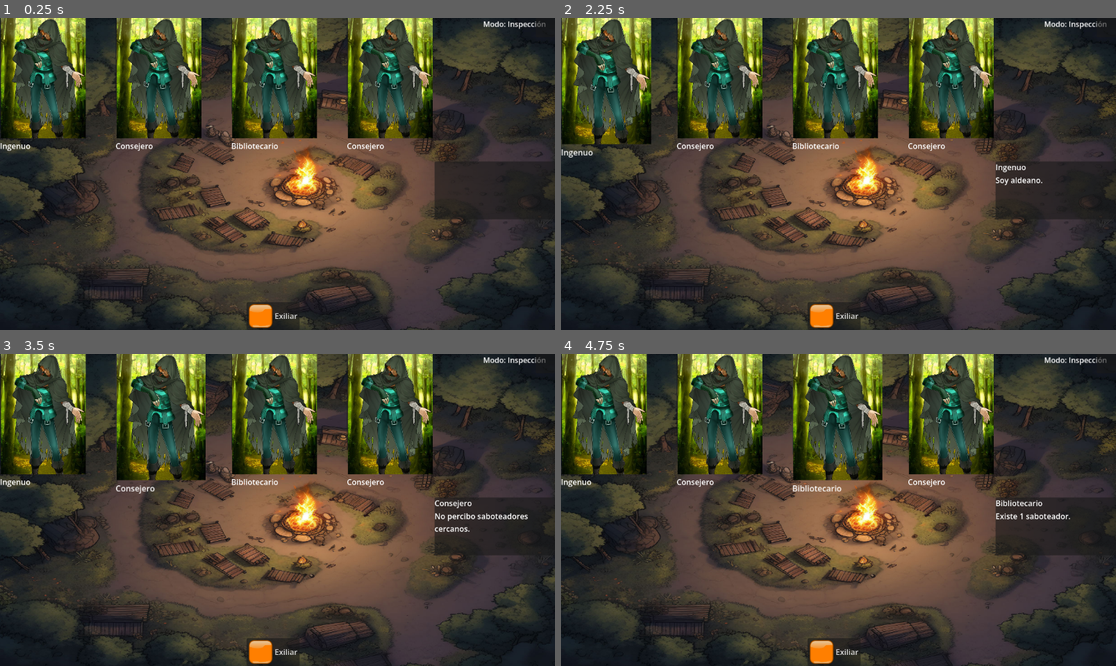
Above: before the commit, frames 1-4 (two rows, left to right).
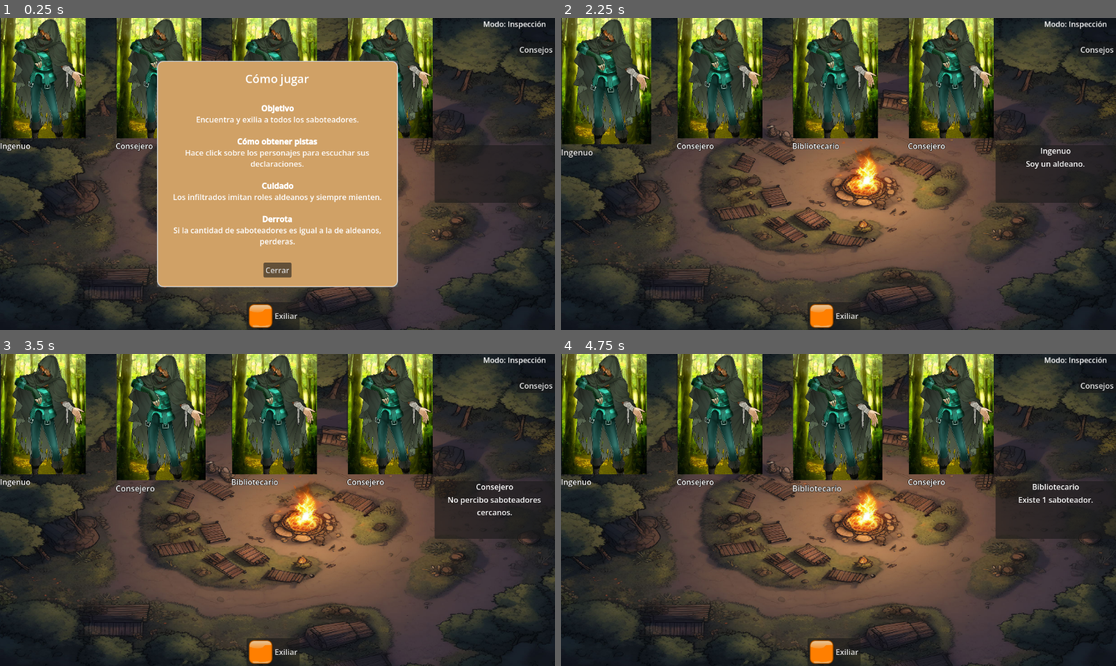
Above: after the commit, the same moments.

Repository: ZekielAsh/Witchwoods
Game: Godot game, scene res://main.tscn
Same seed, same stepped clock (60 frames per second), same inputs: the game is played once before the commit and once after it.
Inputs (mouse positions are in pixels of both pictures, inside the frame that each line leads up to):
- Up to frame 1 (0.25 s): no input
- Up to frame 2 (2.25 s): click (1099, 49) at 0.5 s, where only the run after the commit has a clickable "Consejos"; click (838, 270) at 1.25 s, where only the run after the commit has a clickable "Cerrar"; click (588, 64) at 2 s
- Up to frame 3 (3.5 s): click (144, 400) at 2.77 s
- Up to frame 4 (4.75 s): click (705, 403) at 3.52 s; click (821, 400) at 4.27 s

The runs differ from the first frame. In frame 1, 32% of the frame differs, in the area x 0-100%, y 0-87%; in frame 2, 1.2%; in frame 3, 1.5%; in frame 4, 1.4%.

Commit message:
Primera version de demo lista

Diff:
--- a/cards/character_card.tscn
+++ b/cards/character_card.tscn
@@ -28,3 +28,5 @@
 [node name="RoleLabel" type="Label" parent="MarginContainer/VBoxContainer" unique_id=265871828]
 unique_name_in_owner = true
 layout_mode = 2
+theme_override_colors/font_outline_color = Color(0, 0, 0, 1)
+theme_override_constants/outline_size = 3
--- a/data/character_data.gd
+++ b/data/character_data.gd
@@ -58,7 +58,7 @@
 		Role.NAIVE:
 			if real_role == Role.INFILTRATOR:
 				return "No quiero contarte."
-			return "Soy aldeano."
+			return "Soy un aldeano."
 		Role.COUNSELOR:
 			if real_role == Role.INFILTRATOR:
 				return "Tengo 2 saboteadores cerca."
--- a/main.tscn
+++ b/main.tscn
@@ -50,24 +50,19 @@
 theme_override_constants/separation = 120
 
 [node name="CharacterPanel" parent="GameManager" unique_id=1529179096 instance=ExtResource("2_0xm2m")]
-custom_minimum_size = Vector2(250, 120)
-anchors_preset = 2
-anchor_top = 1.0
-anchor_bottom = 1.0
-offset_left = 902.0
-offset_top = -350.0
-offset_right = 1152.0
-offset_bottom = -230.0
-grow_vertical = 0
+custom_minimum_size = Vector2(180, 120)
+anchors_preset = 6
+anchor_left = 1.0
+anchor_top = 0.5
+anchor_right = 1.0
+anchor_bottom = 0.5
+offset_left = -250.0
+offset_top = -60.0
+offset_right = 0.0
+offset_bottom = 60.0
+grow_horizontal = 0
+grow_vertical = 2
 
 [node name="GameHUD" parent="." unique_id=945971603 instance=ExtResource("3_272bh")]
 
-[node name="TopBar" type="PanelContainer" parent="GameHUD" unique_id=1694199606]
-anchors_preset = 1
-anchor_left = 1.0
-anchor_right = 1.0
-offset_left = -40.0
-offset_bottom = 40.0
-grow_horizontal = 0
-
 [node name="EndScreen" parent="." unique_id=940881169 instance=ExtResource("9_kek77")]
--- a/ui/character_panel.tscn
+++ b/ui/character_panel.tscn
@@ -12,10 +12,14 @@
 
 [node name="RoleLabel" type="Label" parent="VBoxContainer" unique_id=259594532]
 unique_name_in_owner = true
+custom_minimum_size = Vector2(10, 0)
 layout_mode = 2
+horizontal_alignment = 1
+autowrap_mode = 3
 
 [node name="InformationLabel" type="Label" parent="VBoxContainer" unique_id=1547290431]
 unique_name_in_owner = true
 custom_minimum_size = Vector2(5, 5)
 layout_mode = 2
+horizontal_alignment = 1
 autowrap_mode = 3
--- a/ui/game_hud.gd
+++ b/ui/game_hud.gd
@@ -4,10 +4,13 @@
 
 @onready var exile_button = %ExileButton
 @onready var mode_label = $ModeLabel
+@onready var tutorial_tip = $TutorialTip
+@onready var help_button = $HelpButton
+
+var tutorial_shown := false
 
 
 func _ready():
-
 	game_manager.bus.interaction_mode_changed.connect(
 		_on_interaction_mode_changed
 	)
@@ -16,8 +19,32 @@
 		GameManager.InteractionMode.NONE
 	)
 
+	exile_button.tooltip_text = (
+		"Activa el modo exilio para expulsar un personaje."
+	)
+
+	help_button.tooltip_text = (
+		"Aprende cómo jugar."
+	)
+
+	mode_label.tooltip_text = (
+		"Indica el modo de interacción actual."
+	)
+
+	await get_tree().process_frame
+
+	if not get_tree().has_meta("tutorial_shown"):
+
+		tutorial_tip.open()
+
+		get_tree().set_meta(
+			"tutorial_shown",
+			true
+		)
+
 
 func _on_exile_button_pressed():
+
 	if game_manager.current_mode == GameManager.InteractionMode.EXILE:
 		game_manager.clear_mode()
 	else:
@@ -28,9 +55,15 @@
 
 func _on_interaction_mode_changed(mode : int):
 	match mode:
+
 		GameManager.InteractionMode.NONE:
 			mode_label.text = "Modo: Inspección"
 			exile_button.text = "Exiliar"
+
 		GameManager.InteractionMode.EXILE:
 			mode_label.text = "Modo: Exilio"
 			exile_button.text = "Cancelar"
+
+
+func _on_help_button_pressed() -> void:
+	tutorial_tip.open()
--- a/ui/game_hud.tscn
+++ b/ui/game_hud.tscn
@@ -2,6 +2,7 @@
 
 [ext_resource type="Script" uid="uid://pi65x71ws5p7" path="res://ui/game_hud.gd" id="1_yi54v"]
 [ext_resource type="Texture2D" uid="uid://e3st0sgfhelg" path="res://assets/textures/Boton.png" id="2_io01e"]
+[ext_resource type="PackedScene" uid="uid://baq5mrshg4uvy" path="res://ui/tutorial_tip.tscn" id="3_5bps4"]
 
 [node name="GameHUD" type="CanvasLayer" unique_id=945971603]
 script = ExtResource("1_yi54v")
@@ -31,4 +32,17 @@
 offset_bottom = 24.0
 scale = Vector2(0.963932, 0.97694755)
 
+[node name="HelpButton" type="Button" parent="." unique_id=35945442]
+anchors_preset = 1
+anchor_left = 1.0
+anchor_right = 1.0
+offset_left = -78.0
+offset_top = 50.0
+offset_bottom = 81.0
+grow_horizontal = 0
+text = "Consejos"
+
+[node name="TutorialTip" parent="." unique_id=1491652203 instance=ExtResource("3_5bps4")]
+
 [connection signal="pressed" from="Control/HBoxContainer/ExileButton" to="." method="_on_exile_button_pressed"]
+[connection signal="pressed" from="HelpButton" to="." method="_on_help_button_pressed"]
--- /dev/null
+++ b/ui/tutorial_tip.gd
@@ -0,0 +1,19 @@
+extends PopupPanel
+
+@onready var close_button = $MarginContainer/VBoxContainer/CloseButton
+@onready var tutorial_text = %TutorialText
+
+
+func _ready():
+
+	close_button.pressed.connect(
+		_on_close_pressed
+	)
+
+
+func open():
+	popup_centered()
+
+
+func _on_close_pressed():
+	hide()
--- /dev/null
+++ b/ui/tutorial_tip.tscn
@@ -0,0 +1,78 @@
+[gd_scene format=3 uid="uid://baq5mrshg4uvy"]
+
+[ext_resource type="Script" uid="uid://cv770c64kulxx" path="res://ui/tutorial_tip.gd" id="1_vhqp2"]
+
+[sub_resource type="StyleBoxFlat" id="StyleBoxFlat_vhqp2"]
+content_margin_left = 20.0
+content_margin_top = 20.0
+content_margin_right = 20.0
+content_margin_bottom = 20.0
+bg_color = Color(0.9309246, 0.7014107, 0.42358288, 0.82000005)
+border_width_left = 2
+border_width_top = 2
+border_width_right = 2
+border_width_bottom = 2
+corner_radius_top_left = 12
+corner_radius_top_right = 12
+corner_radius_bottom_right = 12
+corner_radius_bottom_left = 12
+
+[node name="TutorialTip" type="PopupPanel" unique_id=1491652203]
+transparent_bg = false
+oversampling_override = 1.0
+size = Vector2i(500, 470)
+theme_override_styles/panel = SubResource("StyleBoxFlat_vhqp2")
+script = ExtResource("1_vhqp2")
+
+[node name="MarginContainer" type="MarginContainer" parent="." unique_id=1449362763]
+custom_minimum_size = Vector2(400, 400)
+anchors_preset = 15
+anchor_right = 1.0
+anchor_bottom = 1.0
+offset_left = 20.0
+offset_top = 20.0
+offset_right = -20.0
+offset_bottom = -20.0
+grow_horizontal = 2
+grow_vertical = 2
+size_flags_horizontal = 3
+size_flags_vertical = 3
+
+[node name="VBoxContainer" type="VBoxContainer" parent="MarginContainer" unique_id=1375878174]
+layout_mode = 2
+alignment = 1
+
+[node name="TitleLabel" type="Label" parent="MarginContainer/VBoxContainer" unique_id=1296428660]
+custom_minimum_size = Vector2(100, 0)
+layout_mode = 2
+size_flags_vertical = 0
+theme_override_font_sizes/font_size = 24
+text = "Cómo jugar"
+horizontal_alignment = 1
+autowrap_mode = 3
+
+[node name="TutorialText" type="RichTextLabel" parent="MarginContainer/VBoxContainer" unique_id=2064866251]
+unique_name_in_owner = true
+custom_minimum_size = Vector2(300, 300)
+layout_mode = 2
+size_flags_vertical = 3
+bbcode_enabled = true
+text = "[b]Objetivo[/b]
+Encuentra y exilia a todos los saboteadores.
+
+[b]Cómo obtener pistas[/b]
+Hace click sobre los personajes para escuchar sus declaraciones.
+
+[b]Cuidado[/b]
+Los infiltrados imitan roles aldeanos y siempre mienten.
+
+[b]Derrota[/b]
+Si la cantidad de saboteadores es igual a la de aldeanos, perderas."
+horizontal_alignment = 1
+vertical_alignment = 1
+
+[node name="CloseButton" type="Button" parent="MarginContainer/VBoxContainer" unique_id=56136038]
+layout_mode = 2
+size_flags_horizontal = 4
+size_flags_vertical = 8
+text = "Cerrar"
Not shown, added: ui/tutorial_tip.gd.uid
